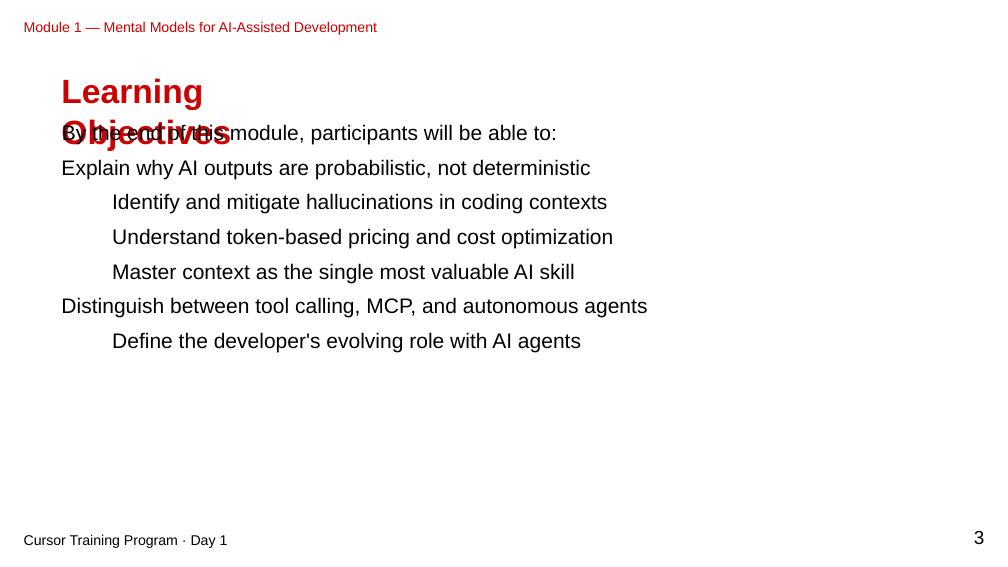
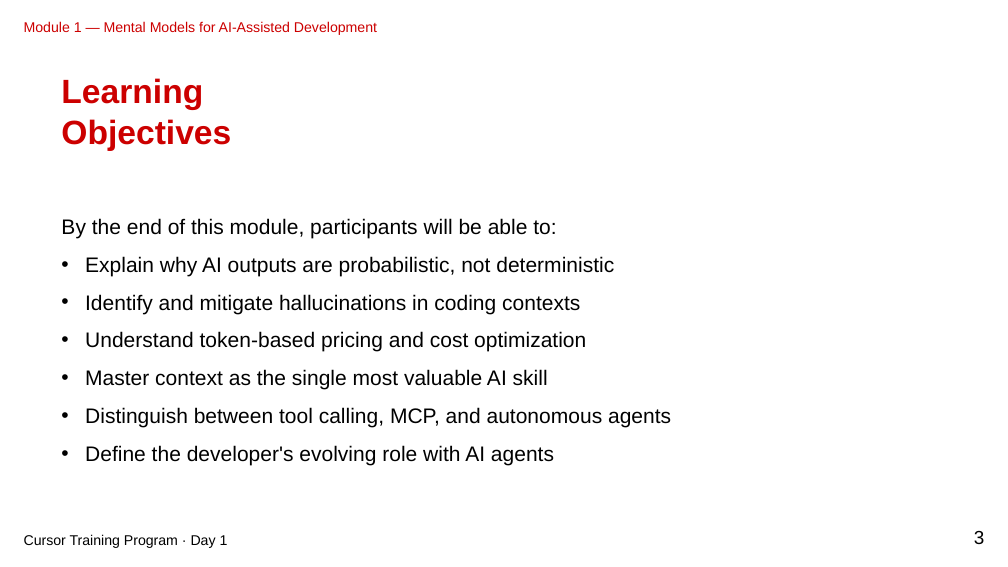
Before and after one commit to gjkaur/cursor_documentation, a slide deck: slide 3 of slides/module-01-marp-editable-clean.pptx. Drawn at 1008x567 pixels with LibreOffice and Linux fonts; fonts in the diff are those of the drawing. Boxes give left, top, right and bottom in pixels: in the first picture for what was removed or moved away, otherwise in the second. Text is boxed around its words. In the diff, an @@ line names an element or a change of style, - is before the commit and + after.

```diff
--- a/slides/module-01-marp-editable-clean.pptx
+++ b/slides/module-01-marp-editable-clean.pptx
@@ text removed at bbox=[62, 123, 557, 144] @@
-By the end of this module, participants will be able to:
@@ text removed at bbox=[61, 159, 591, 179] @@
-Explain why AI outputs are probabilistic, not deterministic
@@ text removed at bbox=[112, 193, 607, 214] @@
-Identify and mitigate hallucinations in coding contexts
@@ text added at bbox=[61, 218, 671, 465], 20 pt, text #000000 @@
+By the end of this module, participants will be able to:
+• Explain why AI outputs are probabilistic, not deterministic
+• Identify and mitigate hallucinations in coding contexts
+• Understand token-based pricing and cost optimization
+• Master context as the single most valuable AI skill
+• Distinguish between tool calling, MCP, and autonomous agents
+• Define the developer's evolving role with AI agents
@@ text removed at bbox=[112, 228, 613, 248] @@
-Understand token-based pricing and cost optimization
@@ text removed at bbox=[112, 263, 575, 283] @@
-Master context as the single most valuable AI skill
@@ text removed at bbox=[61, 297, 647, 318] @@
-Distinguish between tool calling, MCP, and autonomous agents
@@ text removed at bbox=[112, 332, 581, 353] @@
-Define the developer's evolving role with AI agents
```
Also in this commit, not shown: 49 other slides changed, 7 slides added, 36 other files.
